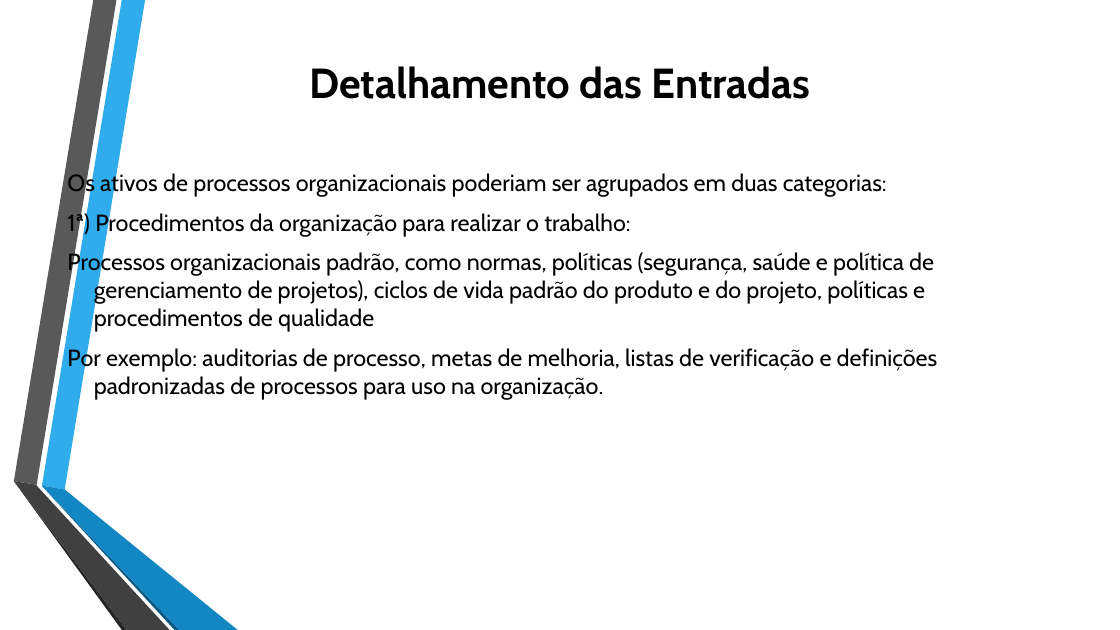
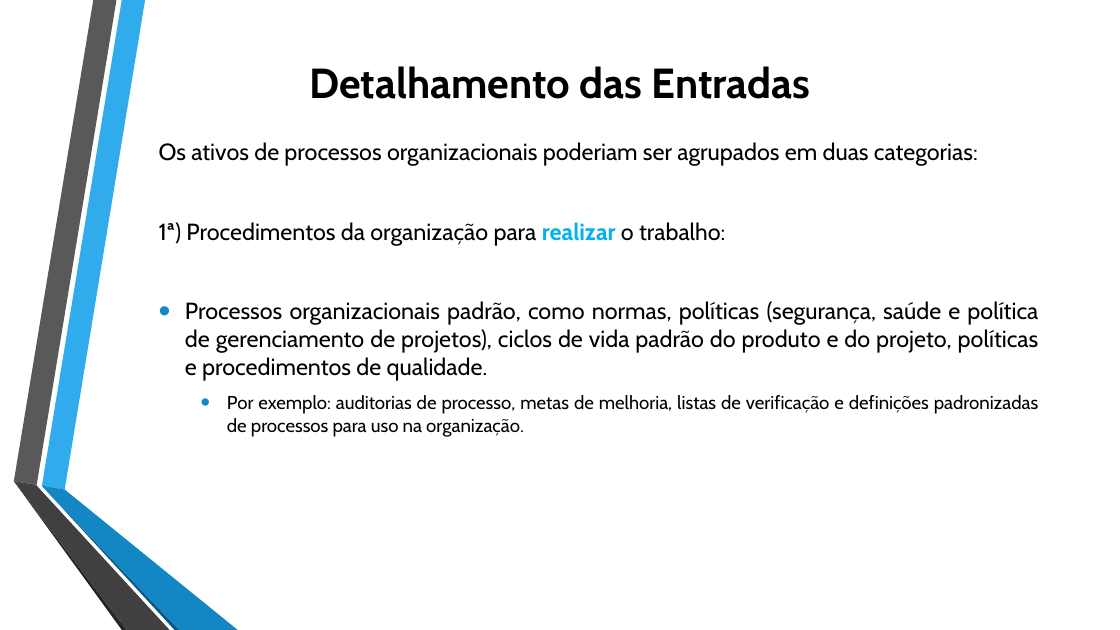
Before and after one commit to jharbes/ADMINISTRACAO-DE-REDES, a slide deck: slide 11 of RELATORIO PROVA P2/relatorio-pmbok-capitulo4-jharbes.pptx. Drawn at 1120x630 pixels with LibreOffice and Linux fonts; fonts in the diff are those of the drawing. Boxes give left, top, right and bottom in pixels: in the first picture for what was removed or moved away, otherwise in the second. Text is boxed around its words. In the diff, an @@ line names an element or a change of style, - is before the commit and + after.

```diff
--- a/RELATORIO PROVA P2/relatorio-pmbok-capitulo4-jharbes.pptx
+++ b/RELATORIO PROVA P2/relatorio-pmbok-capitulo4-jharbes.pptx
@@ text "Os ativos de processos organizacionais ...": place and size @@
-text "Os ativos de processos organizacionais ..." at (67,171,938,400)
+text "Os ativos de processos organizacionais ..." at (159,142,1039,437)
@@ text at (159,142,1039,437): text colour #000000 to #00B0F0, bold on in "realizar"; size 20 to 16 pt in "Por exemplo: auditorias de processo, metas de ..."; alignment left to justified; bullet none to •; list level 1 to 2 in "Por exemplo: auditorias de processo, ..." @@
@@ text at (185,301,1039,381): text changed @@
-Processos organizacionais padrão, como normas, políticas (segurança, saúde e política de gerenciamento de projetos), ciclos de vida padrão do produto e do projeto, políticas e procedimentos de qualidade
+• Processos organizacionais padrão, como normas, políticas (segurança, saúde e política de gerenciamento de projetos), ciclos de vida padrão do produto e do projeto, políticas e procedimentos de qualidade.
```
Also in this commit, not shown: 3 other slides changed.
